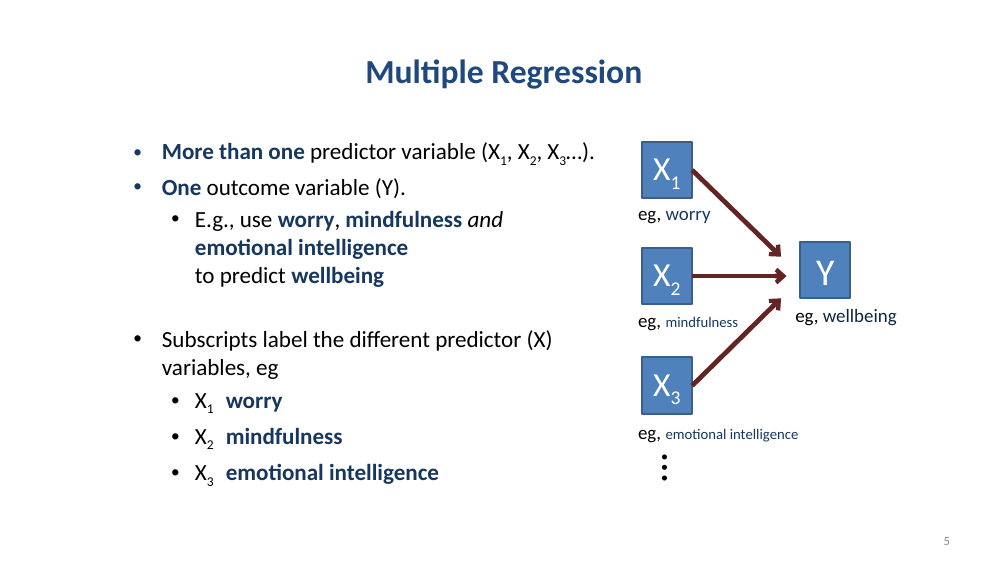
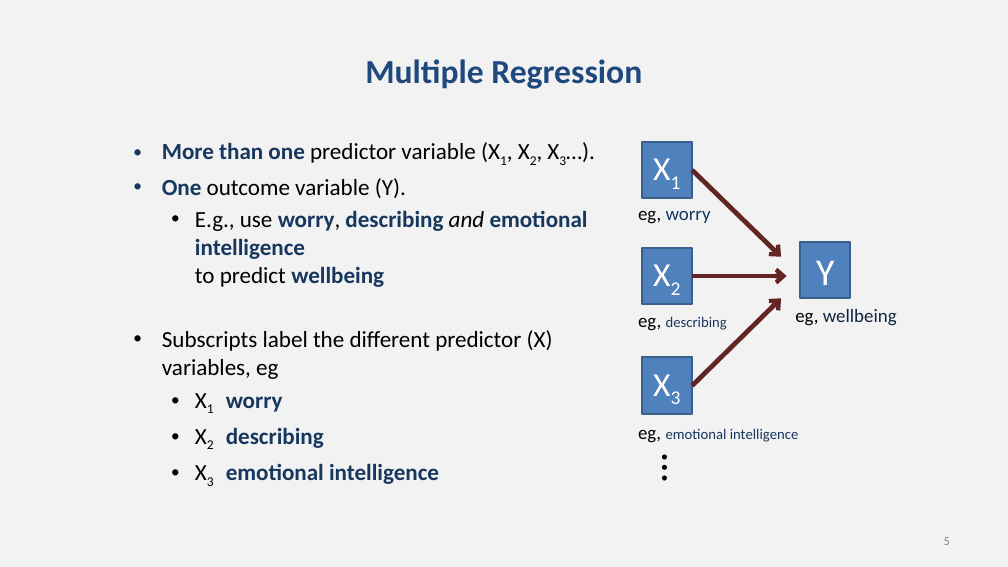
Before and after one commit to chrisjberry/datafluencyCB, a slide deck: slide 5 of docs/slides/PSYC753_L2_MultipleRegression1.pptx. Drawn at 1008x567 pixels with LibreOffice and Linux fonts; fonts in the diff are those of the drawing. Boxes give left, top, right and bottom in pixels: in the first picture for what was removed or moved away, otherwise in the second. Text is boxed around its words. In the diff, an @@ line names an element or a change of style, - is before the commit and + after.

```diff
--- a/docs/slides/PSYC753_L2_MultipleRegression1.pptx
+++ b/docs/slides/PSYC753_L2_MultipleRegression1.pptx
@@ background #FFFFFF to #F2F2F2 @@
@@ text at (162, 142, 588, 484): text changed @@
-  • X2 mindfulness
+  • X2 describing
@@ text at (195, 210, 588, 287): text changed @@
-  • E.g., use worry, mindfulness and emotional intelligence
-    to predict wellbeing
+  • E.g., use worry, describing and emotional intelligence
+    to predict wellbeing
@@ text at (638, 316, 727, 331): text changed @@
-eg, mindfulness
+eg, describing
```
Also in this commit, not shown: 19 other slides changed, 1 slide added, 1 other file.
